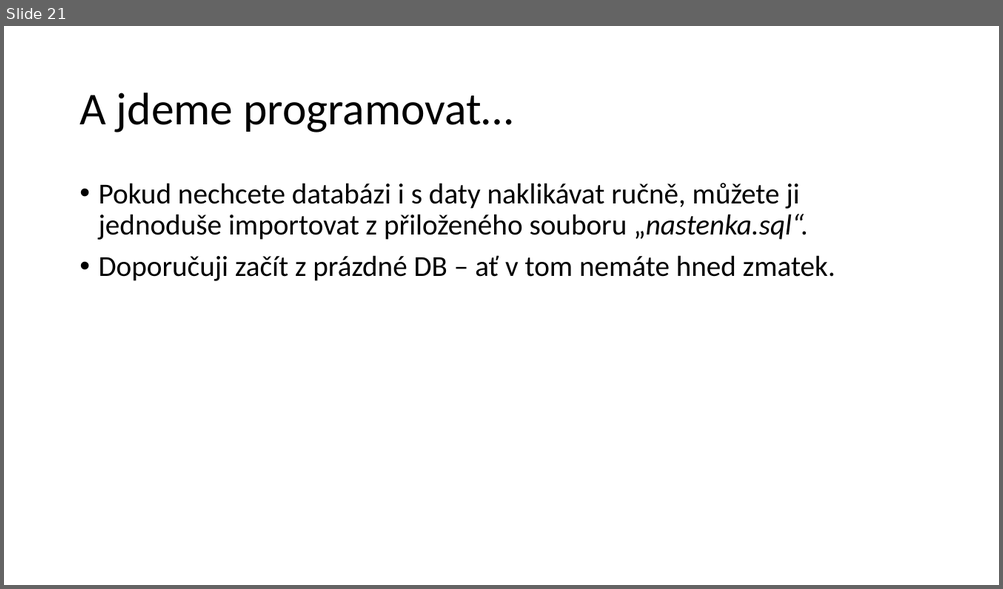
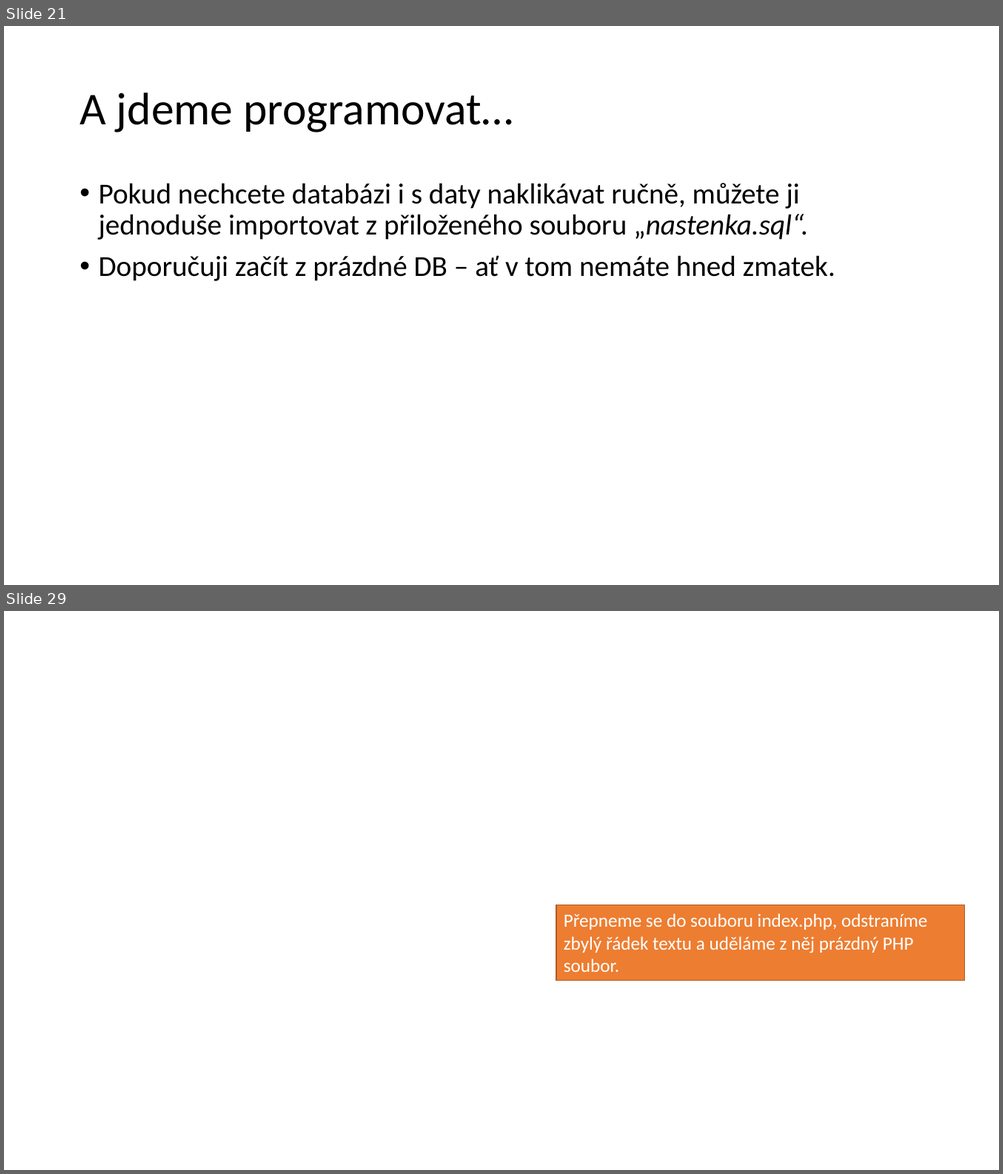
Before and after one commit to 4iz278/cviceni, a slide deck: 05-sql-databaze/05-aplikace-nastenka/prezentace-postup-vyvoje-nastenka.pptx. Shown one above the other, each under a label of ours: slide 21 before the commit, slides 21 and 29 after it; the slides between them are not shown. The pictures are 1003x589 and 1003x1174 pixels, drawn with LibreOffice and Linux fonts; fonts in the diff are those of the drawing; background and template pictures are left out. Boxes give left, top, right and bottom in pixels: in the first picture for what was removed or moved away, otherwise in the second. Text is boxed around its words. In the diff, an @@ line names an element or a change of style, - is before the commit and + after.

```diff
--- a/05-sql-databaze/05-aplikace-nastenka/prezentace-postup-vyvoje-nastenka.pptx
+++ b/05-sql-databaze/05-aplikace-nastenka/prezentace-postup-vyvoje-nastenka.pptx
@@ slide 29 added at [4,611,999,1170], background picture (left out) @@
@@ rectangle added at [556,906,965,981], fill #ED7D31, outline #AF5C24 1 pt, 18 pt, text #FFFFFF @@
+Přepneme se do souboru index.php, odstraníme zbylý řádek textu a uděláme z něj prázdný PHP soubor.
```
Also in this commit, not shown: 21 other slides added.
